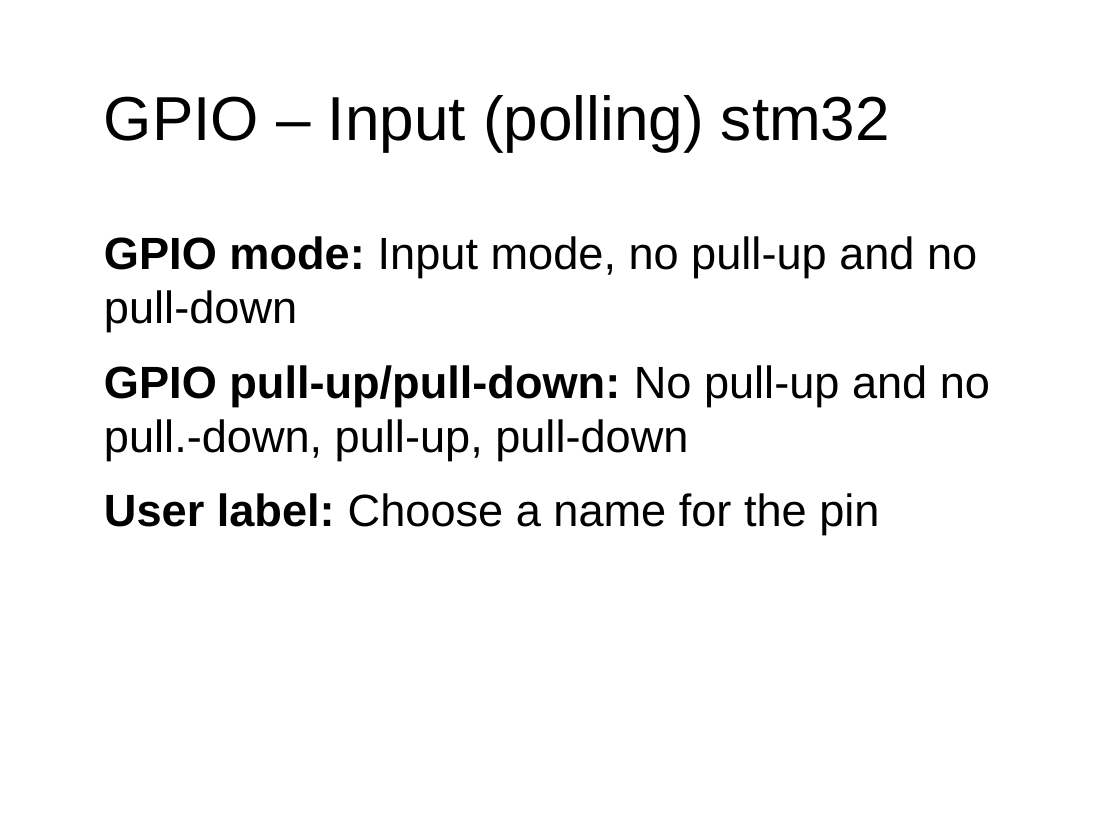
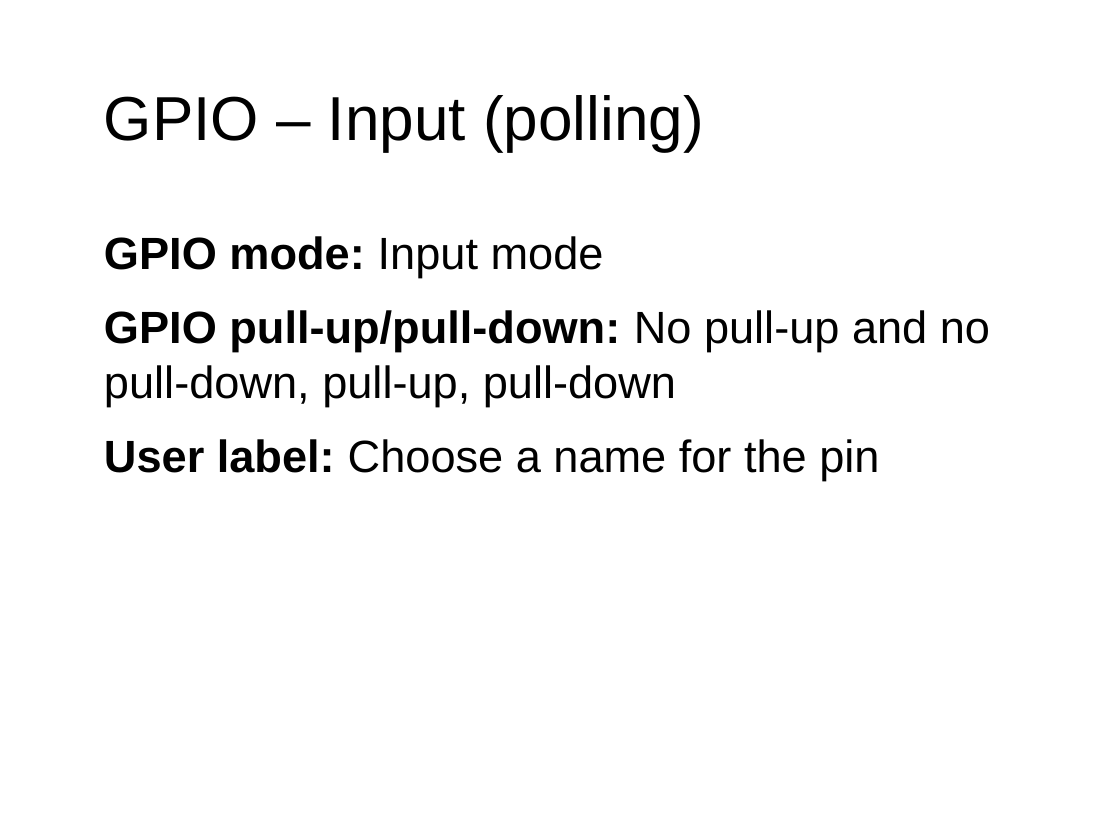
Before and after one commit to exclude-stm32course/Project-1, a slide deck: slide 12 of Docs/lecture.odp (slide 10 before the commit). Drawn at 1120x840 pixels with LibreOffice and Linux fonts; fonts in the diff are those of the drawing; background and template pictures are left out. Boxes give left, top, right and bottom in pixels: in the first picture for what was removed or moved away, otherwise in the second. Text is boxed around its words. In the diff, an @@ line names an element or a change of style, - is before the commit and + after.

```diff
--- a/Docs/lecture.odp
+++ b/Docs/lecture.odp
@@ title at <box>104,95,704,151</box>: text changed @@
-● GPIO – Input (polling) stm32
+● GPIO – Input (polling)
@@ text at <box>104,236,990,406</box>: text changed @@
-● GPIO mode: Input mode, no pull-up and no pull-down
-● GPIO pull-up/pull-down: No pull-up and no pull.-down, pull-up, pull-down
+● GPIO mode: Input mode
+● GPIO pull-up/pull-down: No pull-up and no pull-down, pull-up, pull-down
```
Also in this commit, not shown: 9 other slides changed, 1 slide added, 26 other files.
